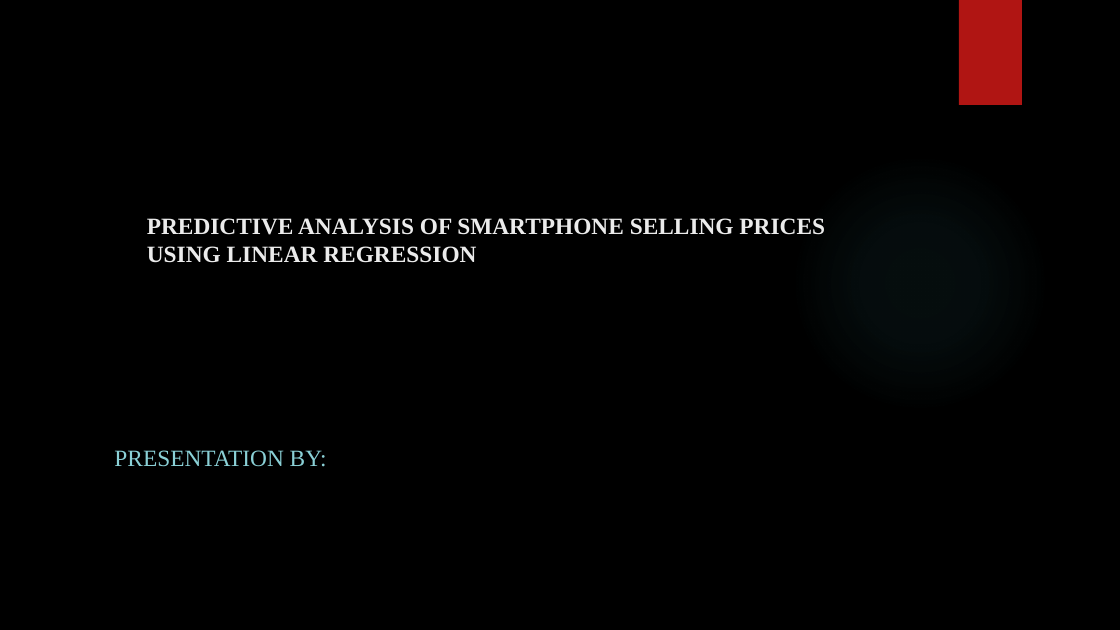
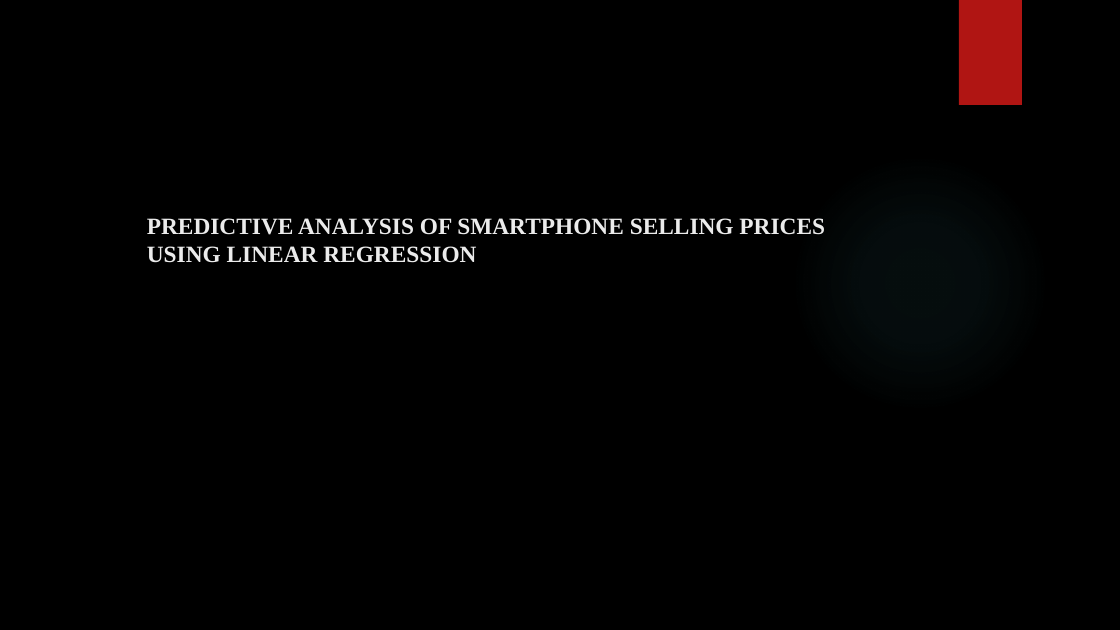
Before and after one commit to joengugi/Smartphone-sales-Analysis, a slide deck: slide 1 of Smartphone Sales presentation.pptx. Drawn at 1120x630 pixels with LibreOffice and Linux fonts; fonts in the diff are those of the drawing; background and template pictures are left out. Boxes give left, top, right and bottom in pixels: in the first picture for what was removed or moved away, otherwise in the second. Text is boxed around its words. In the diff, an @@ line names an element or a change of style, - is before the commit and + after.

```diff
--- a/Smartphone Sales presentation.pptx
+++ b/Smartphone Sales presentation.pptx
@@ subtitle removed at bbox=[114, 450, 327, 467] @@
-PRESENTATION BY:
```
Also in this commit, not shown: 4 other files.
